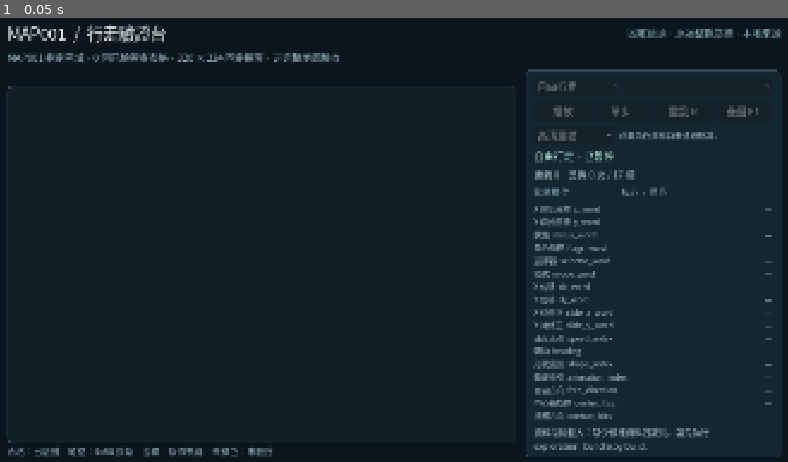
Above: before the commit, frame 1.
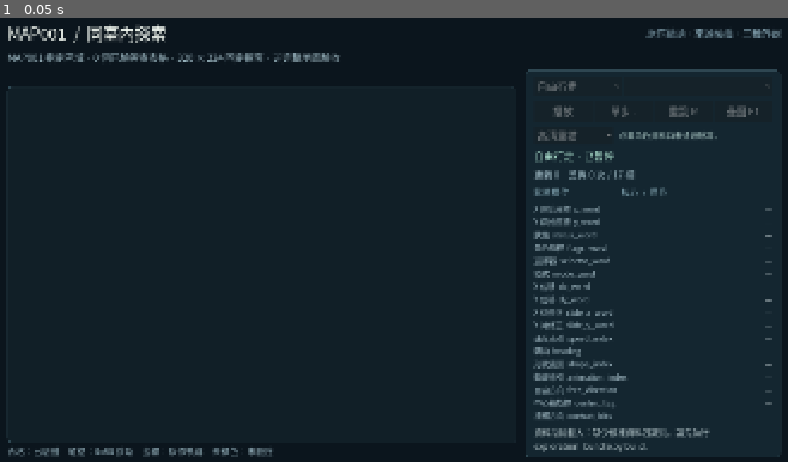
Above: after the commit, the same moment.

Repository: tang0703/albert-odyssey-pc
Game: Godot game, scene res://room_main.tscn
Same seed, same stepped clock (60 frames per second), same inputs: the game is played once before the commit and once after it. This scene is started directly instead of the project's main scene.
Inputs:
- Up to frame 1 (0.05 s): no input

The runs differ from the first frame. In frame 1, 0.5% of the frame differs, in the area x 11-100%, y 1-6%.

Commit message:
Add closed Windows room export and isolated QA tooling

Diff:
--- a/exploration-demo/main.gd
+++ b/exploration-demo/main.gd
@@ -189,10 +189,10 @@
 	margin.add_child(column)
 	var heading := HBoxContainer.new()
 	column.add_child(heading)
-	var title := make_label("MAP001  /  行走驗證台", 38, "eef4ed")
+	var title := make_label(workbench_title(), 38, "eef4ed")
 	title.size_flags_horizontal = Control.SIZE_EXPAND_FILL
 	heading.add_child(title)
-	heading.add_child(make_label("固定鏡頭 · 原始整數座標 · 本地來源", 23, "86a6b4"))
+	heading.add_child(make_label(workbench_subtitle(), 23, "86a6b4"))
 	domain_label = make_label("指定區域驗證，不代表完整地圖或 Stage B 通過", 23, "9eb9c3")
 	column.add_child(domain_label)
 	var body := HBoxContainer.new()
@@ -284,6 +284,12 @@
 	footer.autowrap_mode = TextServer.AUTOWRAP_WORD_SMART
 	column.add_child(footer)
 
+func workbench_title() -> String:
+	return "MAP001  /  行走驗證台"
+
+func workbench_subtitle() -> String:
+	return "固定鏡頭 · 原始整數座標 · 本地來源"
+
 func clear_held_keys() -> void:
 	held_keys.clear()
 
--- a/exploration-demo/room_main.gd
+++ b/exploration-demo/room_main.gd
@@ -44,6 +44,12 @@
 		get_window().title = "MAP001 同室內探索與鏡頭驗證"
 		reset_state()
 		refresh()
+
+func workbench_title() -> String:
+	return "MAP001  /  同室內探索"
+
+func workbench_subtitle() -> String:
+	return "原作鏡頭 · 來源碰撞 · 三種外觀"
 
 func reset_state() -> void:
 	if room_bundle.get("ok",false) and room_decorations != null:
Not shown, changed: exploration-demo/export_presets.cfg
Not shown, added: exploration-demo/tests/test_room_gpu.gd.uid
Not shown, added: exploration-demo/tests/test_room_ui.gd.uid
Not shown, changed: tests/test_character_package.py
Not shown, added: tests/test_room_package.py
Not shown, added: tests/test_room_qa.ps1
Not shown, changed: tools/audit_character_package.py
Not shown, added: tools/audit_room_package.py
Not shown, changed: tools/exploration.ps1
Not shown, added: tools/room.ps1
Not shown, added: tools/room_qa.ps1
